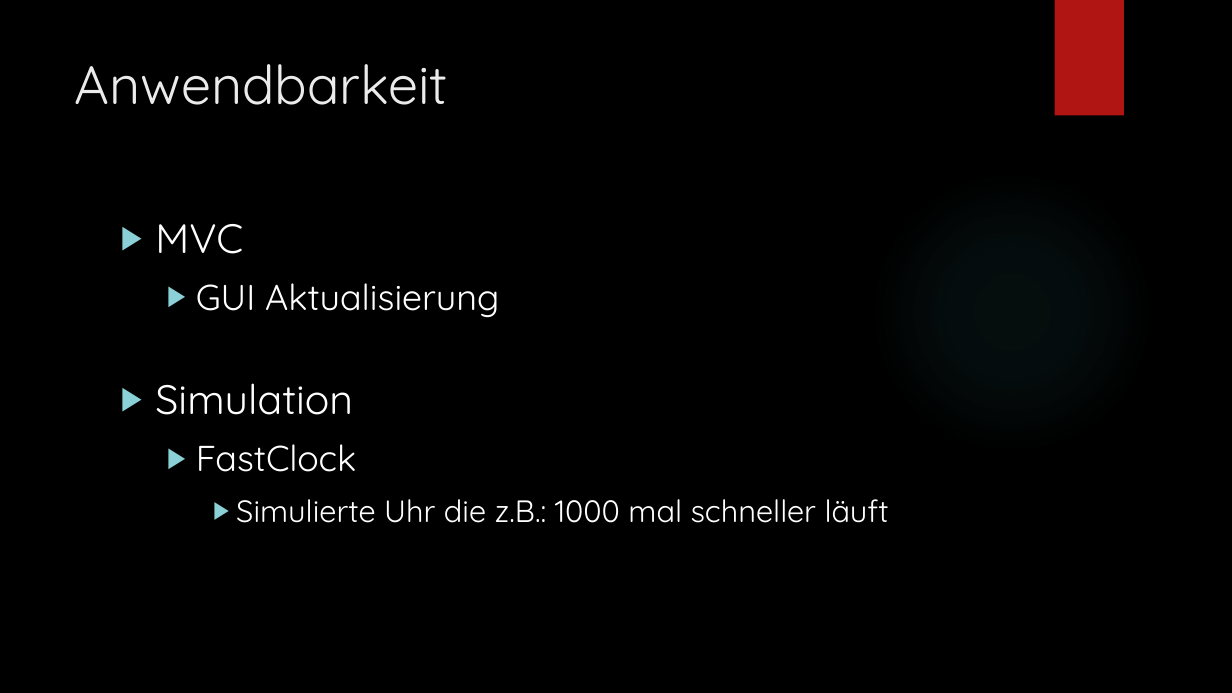
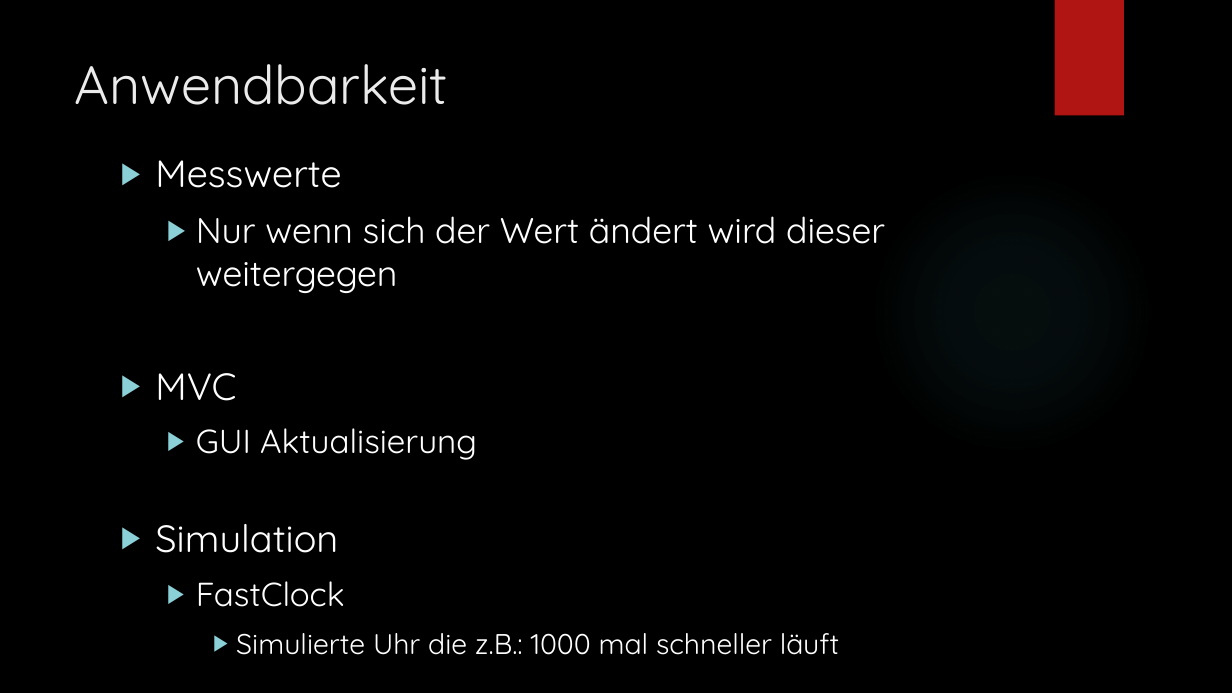
Before and after one commit to leoggehrer/1920_78ABIF, a slide deck: slide 17 of Inheritence&ObserverPattern.pptx. Drawn at 1232x693 pixels with LibreOffice and Linux fonts; fonts in the diff are those of the drawing; background and template pictures are left out. Boxes give left, top, right and bottom in pixels: in the first picture for what was removed or moved away, otherwise in the second. Text is boxed around its words. In the diff, an @@ line names an element or a change of style, - is before the commit and + after.

```diff
--- a/Inheritence&ObserverPattern.pptx
+++ b/Inheritence&ObserverPattern.pptx
@@ text "Messwerte": place and size @@
-text "Messwerte" at (155,224,889,523)
+text "Messwerte" at (155,160,885,655)
@@ text at (155,160,885,293): paragraphs added @@
+▶ Messwerte
+  ▶ Nur wenn sich der Wert ändert wird dieser weitergegen
@@ text at (155,373,839,655): size 32 to 29.6 pt in "MVC", "Simulation"; size 28 to 25.9 pt in "GUI Aktualisierung", "FastClock"; size 24 to 22.2 pt in "Simulierte Uhr die z.B.: 1000 mal schneller ..." @@
```
Also in this commit, not shown: 1 other slide changed.
